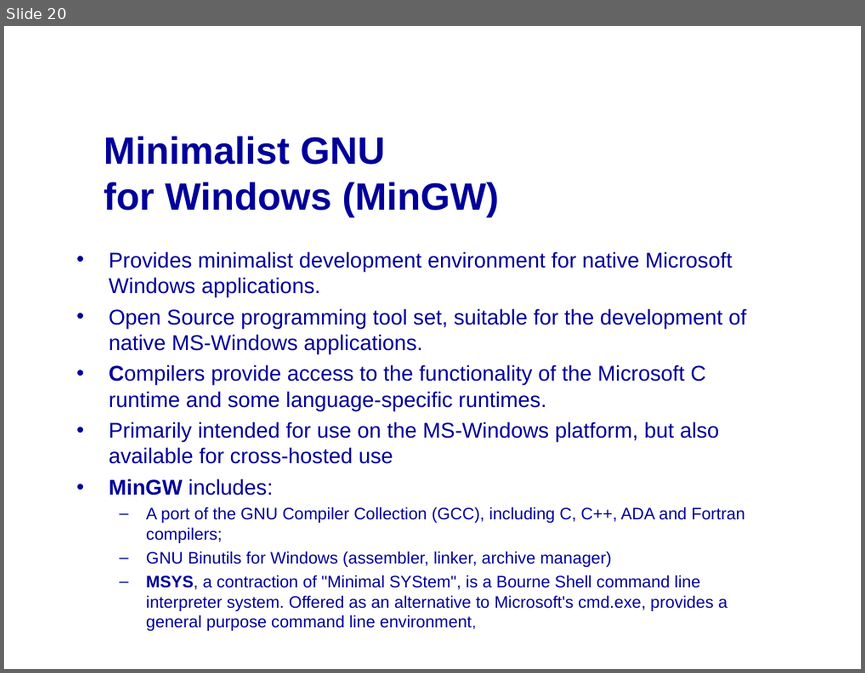
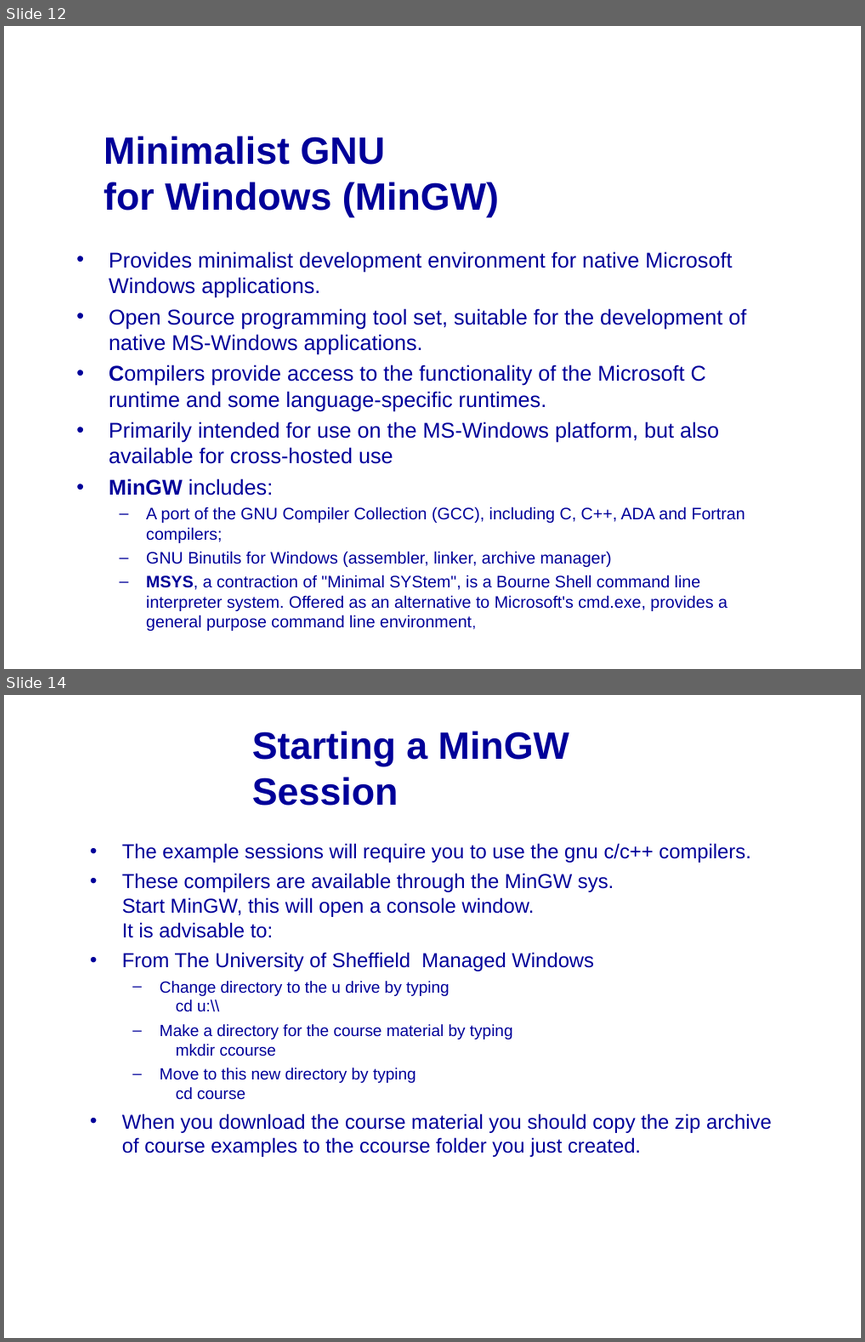
Before and after one commit to mikeg64/iome, a slide deck: src/examples/course/c/presentation/IntrotoC1.ppt. Shown one above the other, each under a label of ours: slide 20 before the commit, slides 12 and 14 after it; the slides between them are not shown. The pictures are 865x673 and 865x1342 pixels, drawn with LibreOffice and Linux fonts; fonts in the diff are those of the drawing; background and template pictures are left out. Boxes give left, top, right and bottom in pixels: in the first picture for what was removed or moved away, otherwise in the second. Text is boxed around its words. In the diff, an @@ line names an element or a change of style, - is before the commit and + after.

```diff
--- a/src/examples/course/c/presentation/IntrotoC1.ppt
+++ b/src/examples/course/c/presentation/IntrotoC1.ppt
@@ slide 14 added at bbox=[4, 695, 861, 1338], background picture (left out) @@
@@ title added at bbox=[252, 731, 569, 805], 32 pt, text #000099, bold @@
+Starting a MinGW
+Session
@@ text added at bbox=[122, 843, 772, 1157], 17 pt, text #000099 @@
+• The example sessions will require you to use the gnu c/c++ compilers.
+• These compilers are available through the MinGW sys.
+  Start MinGW, this will open a console window.
+  It is advisable to:
+• From The University of Sheffield Managed Windows
+  – Change directory to the u drive by typing
+    cd u:\\
+  – Make a directory for the course material by typing
+    mkdir ccourse
+  – Move to this new directory by typing
+    cd course
+• When you download the course material you should copy the zip archive of course examples to the ccourse folder you just created.
@@ what was slide 20 is now slide 12 @@
```
Also in this commit, not shown: 1 other slide added.
